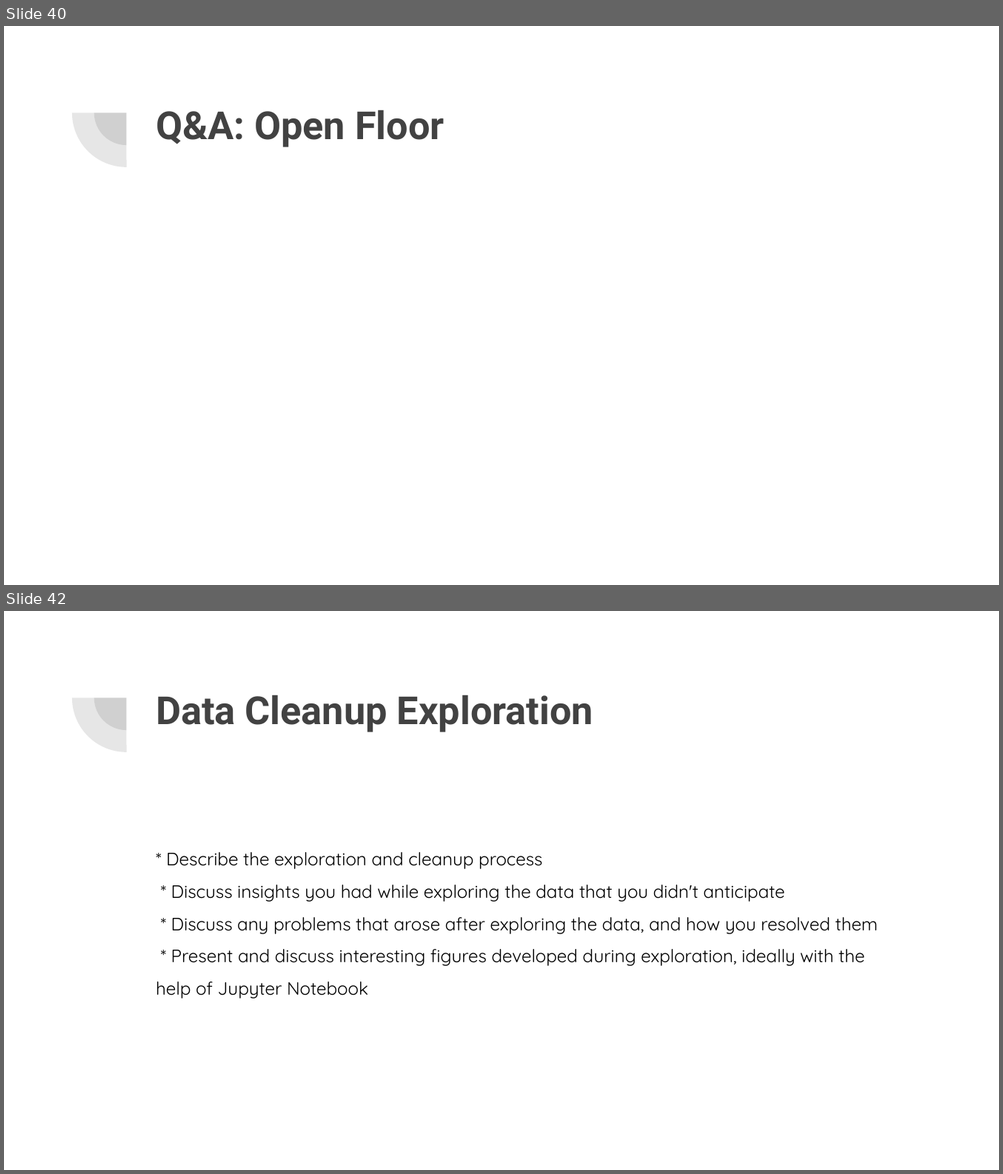
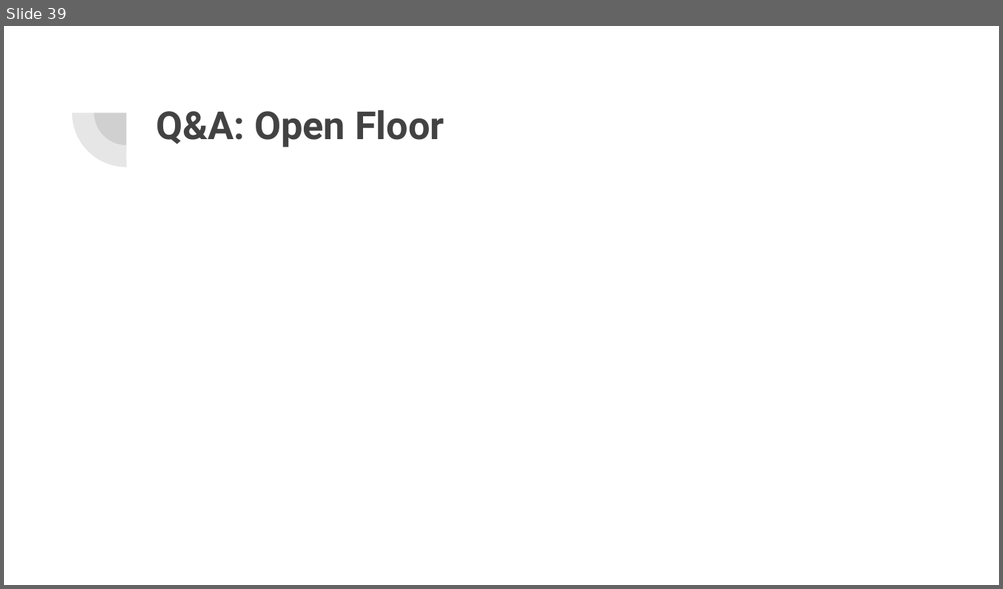
Before and after one commit to nix1228/Retro-Fireballs, a slide deck: Presentation/Retro Fireballs.pptx. Shown one above the other, each under a label of ours: slides 40 and 42 before the commit, slide 39 after it; the slides between them are not shown. The pictures are 1003x1174 and 1003x589 pixels, drawn with LibreOffice and Linux fonts; fonts in the diff are those of the drawing. Boxes give left, top, right and bottom in pixels: in the first picture for what was removed or moved away, otherwise in the second. Text is boxed around its words. In the diff, an @@ line names an element or a change of style, - is before the commit and + after.

```diff
--- a/Presentation/Retro Fireballs.pptx
+++ b/Presentation/Retro Fireballs.pptx
@@ slide 42 removed at [4, 611, 999, 1170], background #FFFFFF; not listed: 2 template elements that a slide beside it also shows @@
@@ title removed at [156, 695, 593, 732] @@
-Data Cleanup Exploration
@@ text removed at [156, 852, 878, 999] @@
-* Describe the exploration and cleanup process
-* Discuss insights you had while exploring the data that you didn't anticipate
-* Discuss any problems that arose after exploring the data, and how you resolved them
-* Present and discuss interesting figures developed during exploration, ideally with the help of Jupyter Notebook
@@ what was slide 40 is now slide 39 @@
```
Also in this commit, not shown: 1 slide changed, 5 other slides removed.
